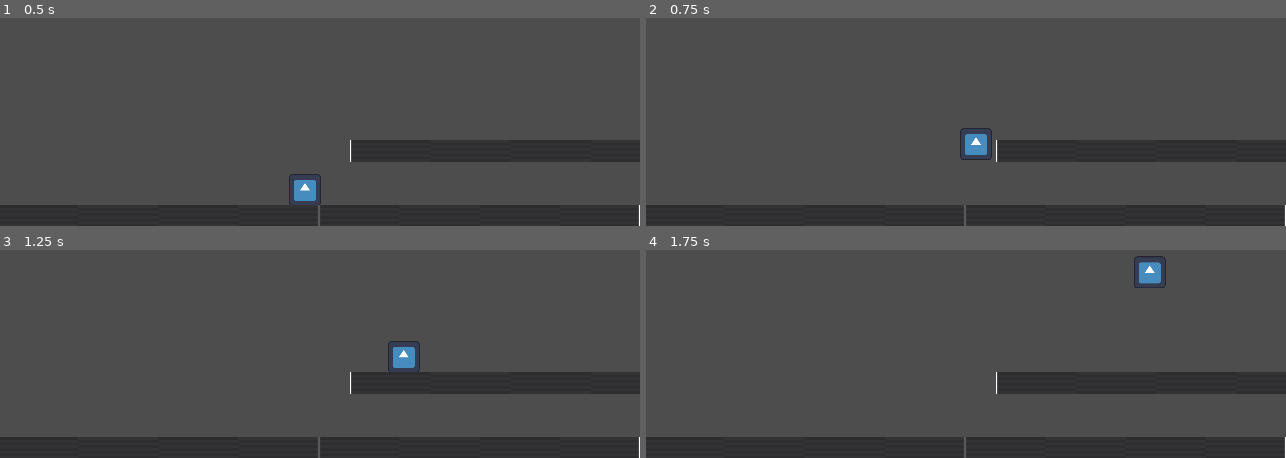
Above: before the commit, frames 1-4 (two rows, left to right).
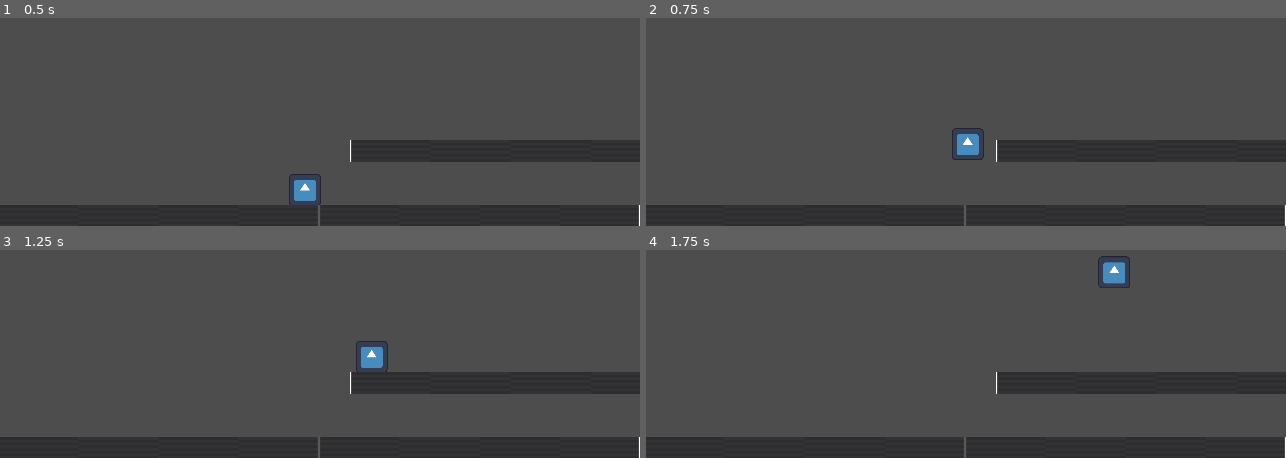
Above: after the commit, the same moments.

Repository: CoolDotty/Can-we-keep-it
Game: Godot game, scene res://Main.tscn
Two runs of this game, one before a commit and one after it. Both use one fixed random seed, a clock stepped at 60 frames per second and the inputs below. The engine's default icon, where the game draws it, is replaced by a stand-in: a white triangle on a blue panel in a dark square.
Inputs:
- Up to frame 1 (0.5 s): no input
- Up to frame 2 (0.75 s): tap Enter at 0.5 s; hold D (move_right) from 0.53 s (still down); tap Space (jump) at 0.6 s
- Up to frame 3 (1.25 s): keep holding D (move_right); tap Space (jump) at 0.77, 1.07 s
- Up to frame 4 (1.75 s): keep holding D (move_right); tap Space (jump) at 1.35, 1.52 s

Frame 1 is identical in both runs. In frame 2, 0.4% of the frame differs, in the area x 47-55%, y 52-69%; in frame 3, 0.8%; in frame 4, 0.9%, in the area x 70-82%, y 2-19%.

Commit message:
add states with clear entry and exits

Diff:
--- a/scenes/Player/Player.gd
+++ b/scenes/Player/Player.gd
@@ -7,7 +7,8 @@
 #var gravity = ProjectSettings.get_setting("physics/2d/default_gravity")
 
 #jump and move vars [g]round [a]ir
-enum MoveState { on_ground, jumping, falling, fast_fall, cyote}
+enum MoveState { on_ground, jumping, falling, fast_fall, coyote_time}
+var prev_player_state = null
 var player_state = MoveState.on_ground
 
 @export var g_top_speed		= 200
@@ -35,32 +36,19 @@
 	if is_on_floor():
 		player_state = MoveState.on_ground
 
+	var is_entering_new_state = player_state != prev_player_state
+	if is_entering_new_state:
+		prev_player_state = player_state
+
 	#check state
 	match player_state:
 		MoveState.on_ground:
-			print("on ground")
-			#jump
-			if Input.is_action_just_pressed("jump"):
-				print("jump")
-				player_state = MoveState.jumping
-				velocity.y = jump_strength
+			on_ground(delta, is_entering_new_state)
+		MoveState.jumping:
+			jumping(delta, is_entering_new_state)
+		MoveState.falling:
+			falling(delta, is_entering_new_state)
 
-		MoveState.jumping:
-			velocity.y = move_toward(velocity.y, max_fall_speed, grav_on_jump*delta)
-		MoveState.falling:
-			print("falling")
-			velocity.y = move_toward(velocity.y, max_fall_speed, grav_normal)
-
-	#move left and right
-	var direction = Input.get_axis("move_left", "move_right")
-	if direction :
-		print("moving")
-		velocity.x = move_toward(velocity.x, direction*g_top_speed, g_forward_speed)
-		print(velocity.x)
-	else :
-		velocity.x = move_toward(velocity.x, 0, 10)
-
-	move_and_slide()
 
 	## Add the gravity.
 	#if not is_on_floor():
@@ -85,3 +73,48 @@
 		#velocity.x = move_toward(velocity.x, 0, 10)
 #
 	#move_and_slide()
+
+func on_ground(delta, isEntering: bool) -> void:
+	if (isEntering):
+		pass
+	print("on ground")
+
+	#jump
+	if Input.is_action_just_pressed("jump"):
+		print("jump")
+		player_state = MoveState.jumping
+		velocity.y = jump_strength
+
+	#move left and right
+	var direction = Input.get_axis("move_left", "move_right")
+	if direction :
+		print("moving")
+		velocity.x = move_toward(velocity.x, direction*g_top_speed, g_forward_speed)
+		print(velocity.x)
+	else :
+		velocity.x = move_toward(velocity.x, 0, 10)
+
+	move_and_slide()
+
+func jumping(delta, isEntering: bool) -> void:
+	if (isEntering):
+		pass
+
+	velocity.y = move_toward(velocity.y, max_fall_speed, grav_on_jump*delta)
+
+	if velocity.y <= 0:
+		player_state = MoveState.falling
+
+	move_and_slide()
+
+func falling(delta, isEntering: bool) -> void:
+	if (isEntering):
+		pass
+
+	print("falling")
+	velocity.y = move_toward(velocity.y, max_fall_speed, grav_normal*delta)
+
+	var did_hit_something = move_and_slide()
+
+	if did_hit_something:
+		player_state = MoveState.on_ground
